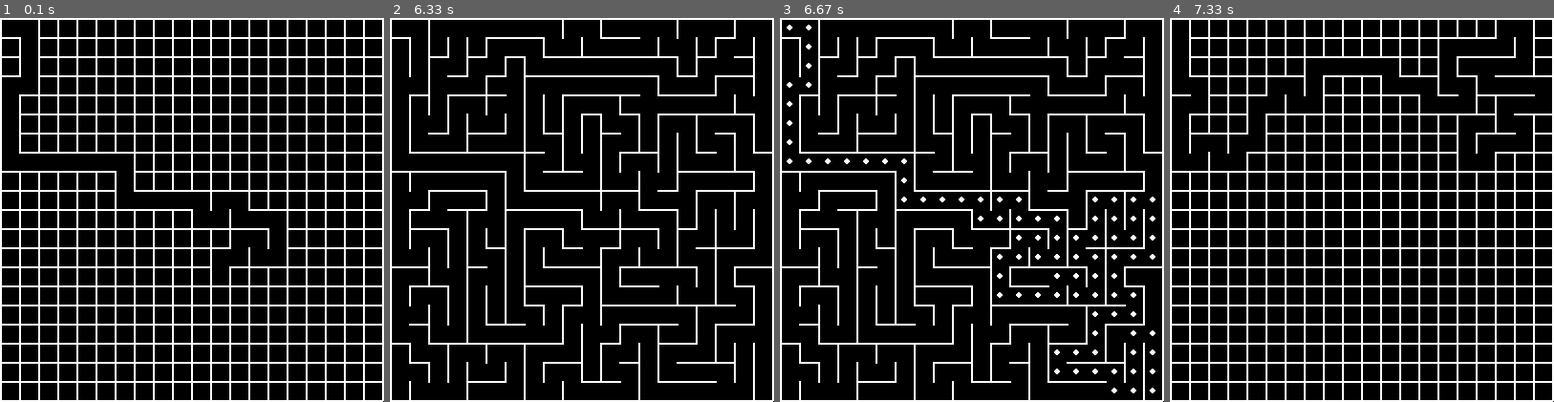
Above: before the commit, frames 1-4 (left to right).
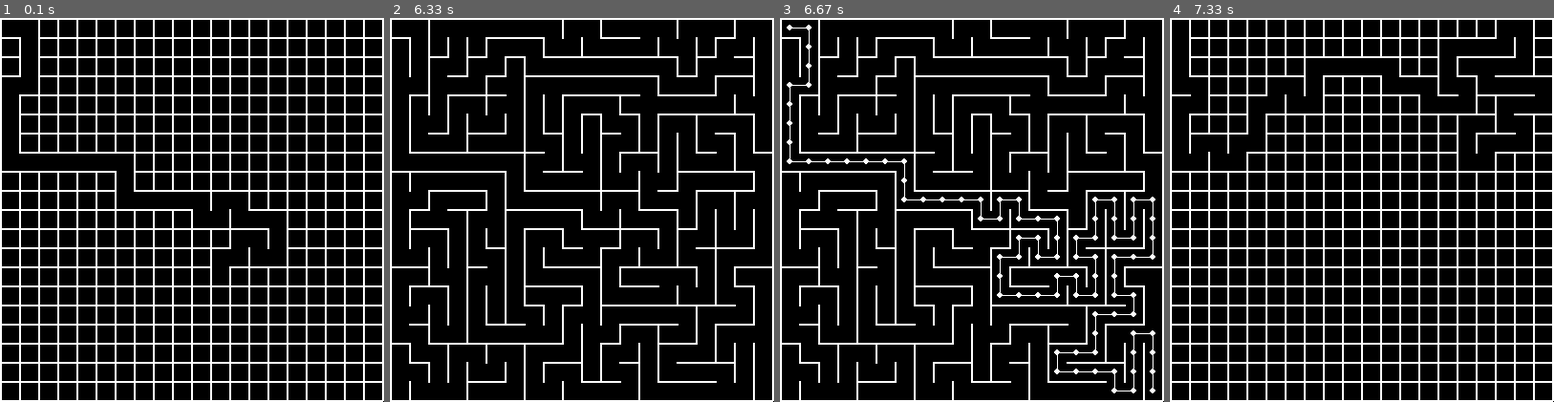
Above: after the commit, the same moments.

Repository: ashrafsusts19/python-stuff
Game: pygame game, started from Pygame/Mage Generator.py
Same seed, same stepped clock (60 frames per second), same inputs: the game is played once before the commit and once after it.
Inputs:
- Up to frame 1 (0.1 s): no input
- Up to frame 2 (6.33 s): no input
- Up to frame 3 (6.67 s): tap Space at 6.33 s
- Up to frame 4 (7.33 s): tap Space at 6.73, 7.03, 7.23 s

Frames 1-2 are identical in both runs. In frame 3, 0.7% of the frame differs, in the area x 2-98%, y 2-98%; in frame 4, nothing differs.

Commit message:
Update Mage Generator.py

Diff:
--- a/Pygame/Mage Generator.py
+++ b/Pygame/Mage Generator.py
@@ -102,6 +102,10 @@
         path = path.split("/")
         for ind in path:
             pg.draw.circle(self.canvas, "#ffffff", ((int(ind)%20) * 20 + 10, (int(ind)//20) * 20 + 10), 3)
+        for i in range(len(path)-1):
+            s, e = int(path[i]), int(path[i+1])
+            pg.draw.line(self.canvas, "#ffffff", ((s%20) * 20 + 10, (s//20) * 20 + 10),
+                         ((e%20) * 20 + 10, (e//20) * 20 + 10), 1)
         self.isMage = False
 
 
